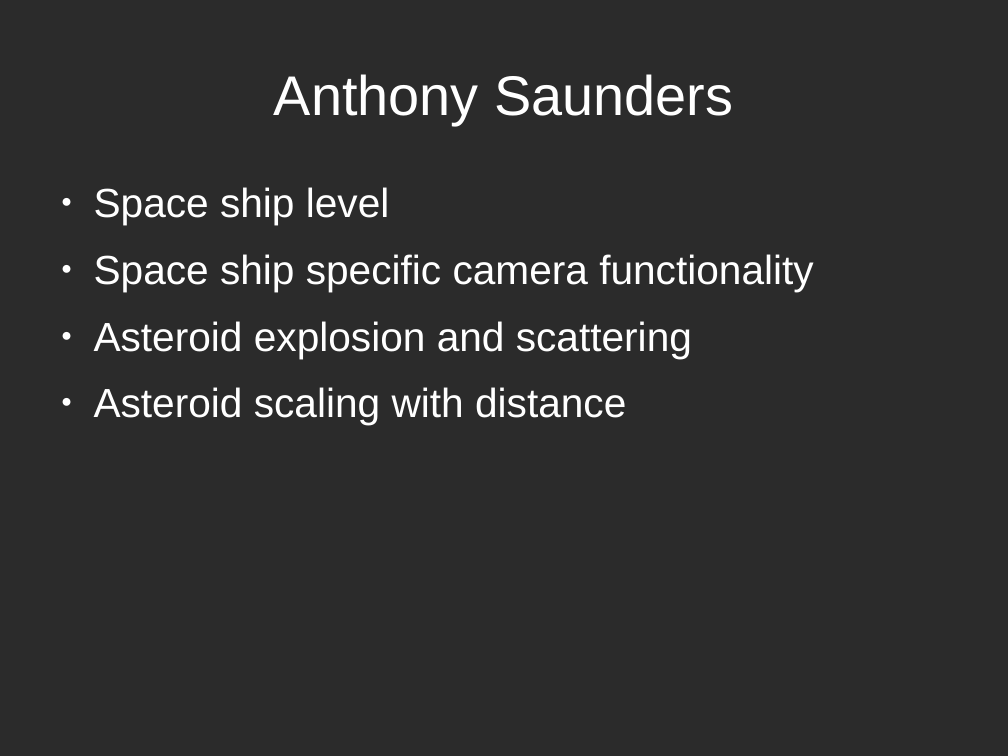
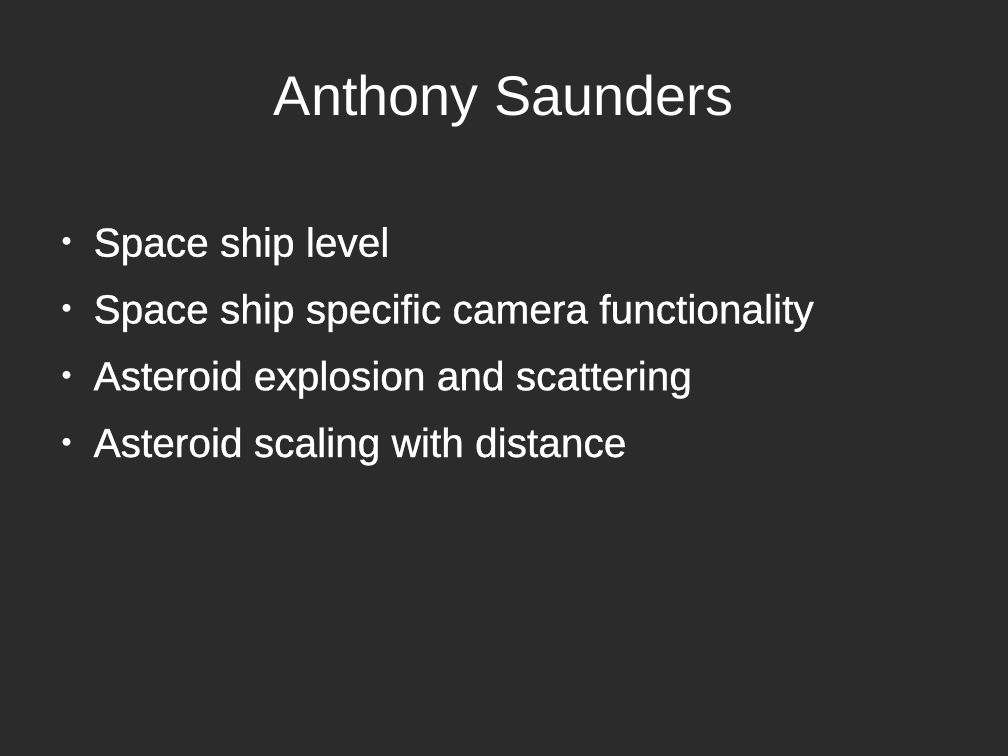
Before and after one commit to bobby-vandiver/cs485-xna-final, a slide deck: slide 13 of team3.odp. Drawn at 1008x756 pixels with LibreOffice and Linux fonts; fonts in the diff are those of the drawing; background and template pictures are left out; a plain dark background stands for a picture behind light text. Boxes give left, top, right and bottom in pixels: in the first picture for what was removed or moved away, otherwise in the second. Text is boxed around its words. In the diff, an @@ line names an element or a change of style, - is before the commit and + after.

Commit message:
Changing font color on slides.

```diff
--- a/team3.odp
+++ b/team3.odp
@@ text "Space ship level": place and size @@
-text "Space ship level" at (94, 187, 813, 425)
+text "Space ship level" at (94, 227, 813, 464)
@@ text "Space ship level" at (94, 227, 813, 464): letter outline none to #FFFFFF 0.75 pt @@
```
Also in this commit, not shown: 13 other slides changed.
